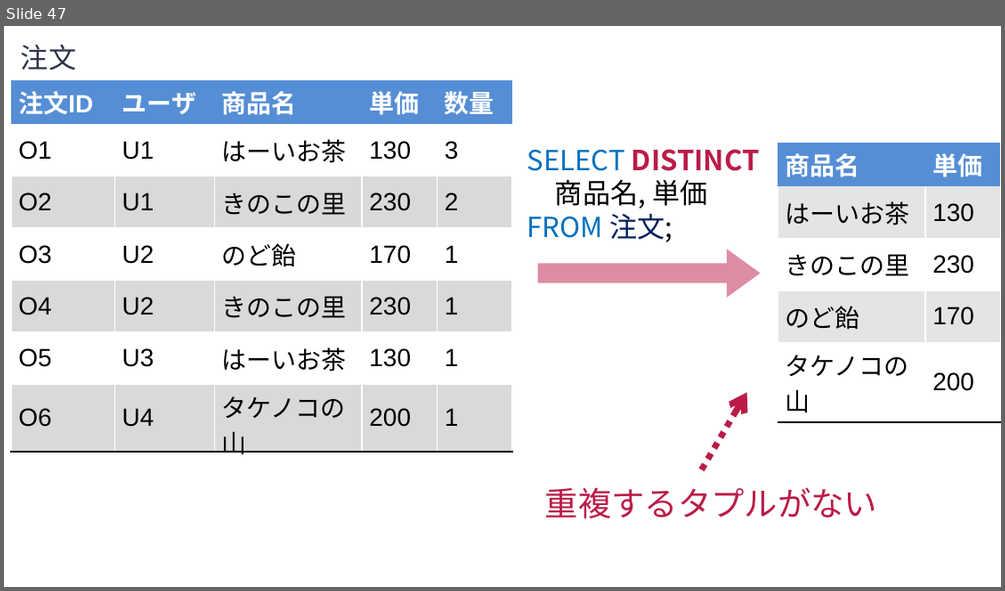
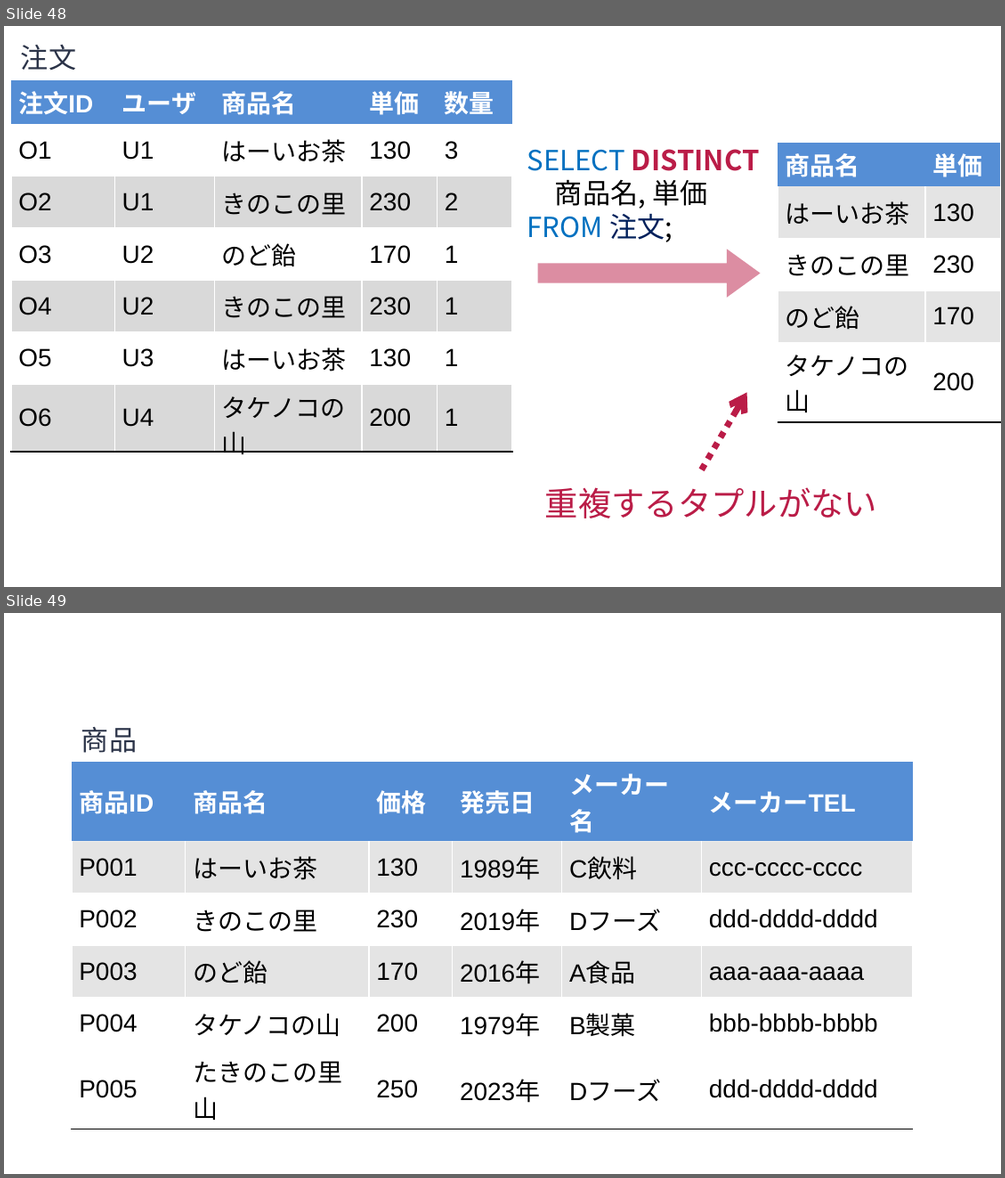
Before and after one commit to trycycle/database-textbook-draft, a slide deck: figure/__material/ppt/図表集-2026.pptx. Shown one above the other, each under a label of ours: slide 47 before the commit, slides 48 and 49 after it. The pictures are 1005x591 and 1005x1178 pixels, drawn with LibreOffice and Linux fonts; fonts in the diff are those of the drawing. Boxes give left, top, right and bottom in pixels: in the first picture for what was removed or moved away, otherwise in the second. Text is boxed around its words. In the diff, an @@ line names an element or a change of style, - is before the commit and + after.

```diff
--- a/figure/__material/ppt/図表集-2026.pptx
+++ b/figure/__material/ppt/図表集-2026.pptx
@@ slide 49 added at (x1=4, y1=613, x2=1001, y2=1174), background #FFFFFF @@
@@ text added at (x1=81, y1=727, x2=137, y2=753), 20 pt, text #2B3348 @@
+商品
@@ table added at (x1=72, y1=762, x2=913, y2=1123), 6 rows, 6 columns @@
+商品ID | 商品名 | 価格 | 発売日 | メーカー名 | メーカーTEL
+P001 | はーいお茶 | 130 | 1989年 | C飲料 | ccc-cccc-cccc
+P002 | きのこの里 | 230 | 2019年 | Dフーズ | ddd-dddd-dddd
+P003 | のど飴 | 170 | 2016年 | A食品 | aaa-aaa-aaaa
+P004 | タケノコの山 | 200 | 1979年 | B製菓 | bbb-bbbb-bbbb
+P005 | たきのこの里山 | 250 | 2023年 | Dフーズ | ddd-dddd-dddd
@@ what was slide 47 is now slide 48 @@
```
Also in this commit, not shown: 3 slides changed, 6 other slides added, 29 other files.
